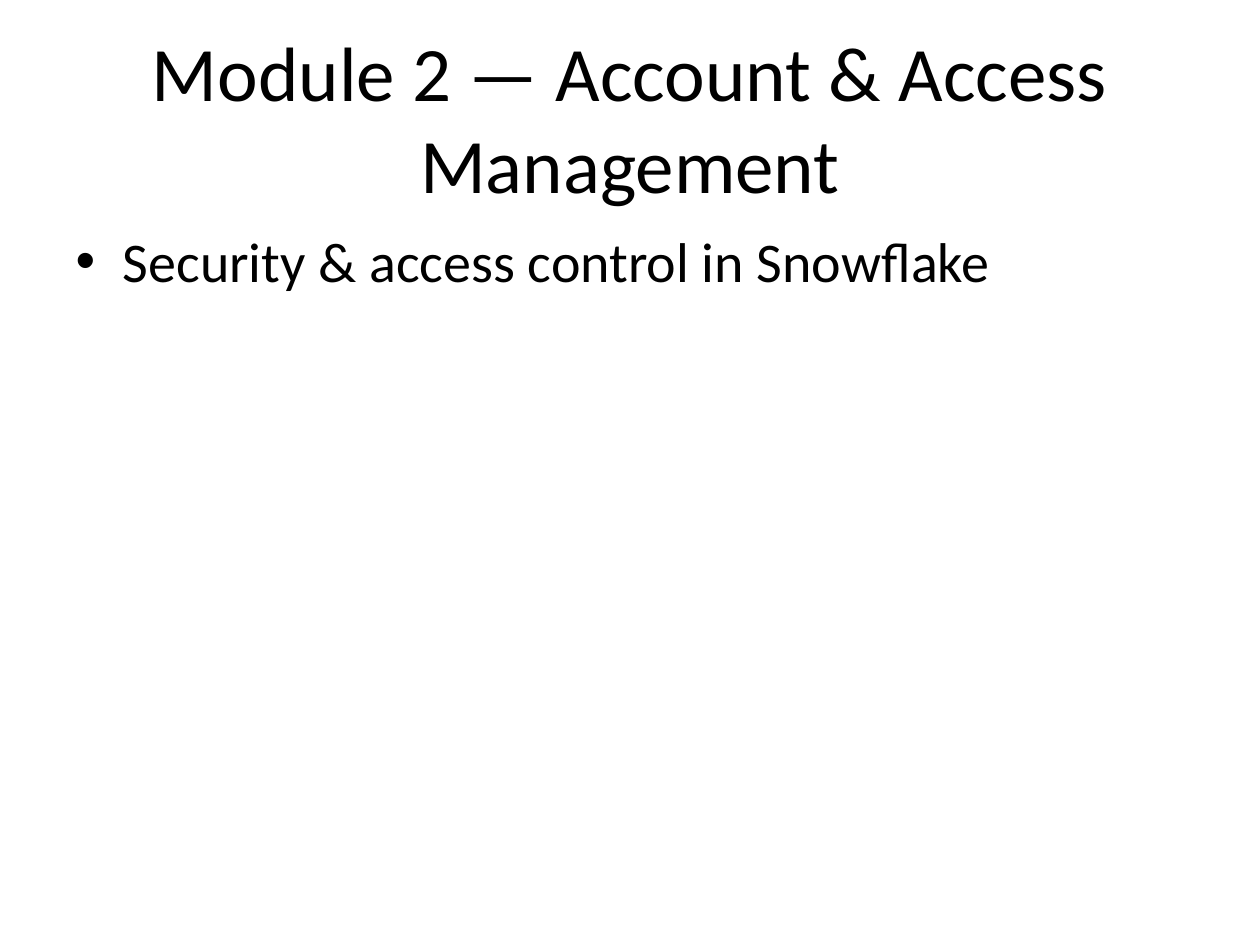
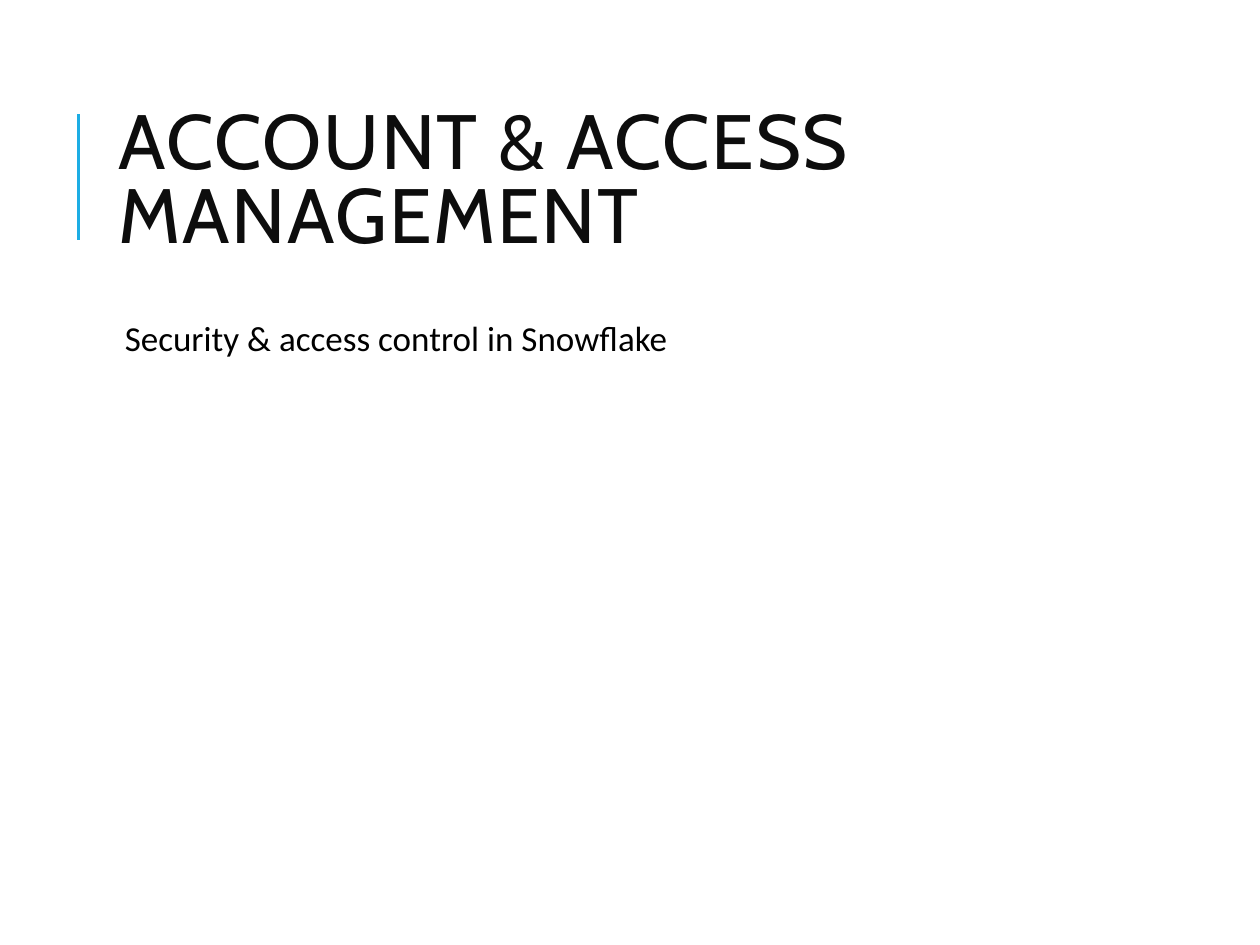
Before and after one commit to vikash-verma-profile/DE-Sig-March-2026, a slide deck: slide 14 of Week-2/Day-4/Snowflake_Modules_1_3.pptx. Drawn at 1260x945 pixels with LibreOffice and Linux fonts; fonts in the diff are those of the drawing. Boxes give left, top, right and bottom in pixels: in the first picture for what was removed or moved away, otherwise in the second. Text is boxed around its words. In the diff, an @@ line names an element or a change of style, - is before the commit and + after.

```diff
--- a/Week-2/Day-4/Snowflake_Modules_1_3.pptx
+++ b/Week-2/Day-4/Snowflake_Modules_1_3.pptx
@@ line added from (78, 239) to (78, 113), #1CADE4 1.5 pt @@
@@ title at box(118, 114, 848, 244): text changed; font Calibri to Cabin; text colour #000000 to #0D0D0D @@
-Module 2 — Account & Access Management
+ACCOUNT & ACCESS MANAGEMENT
@@ text "Security & access control in ...": place and size @@
-text "Security & access control in ..." at box(123, 243, 990, 291)
+text "Security & access control in ..." at box(125, 326, 667, 357)
@@ text "Security & access control in ..." at box(125, 326, 667, 357): size 32 to 20 pt; bullet • to  ; line spacing 1 to 0.9; more space between paragraphs @@
```
Also in this commit, not shown: 27 other slides changed, 5 other files.
